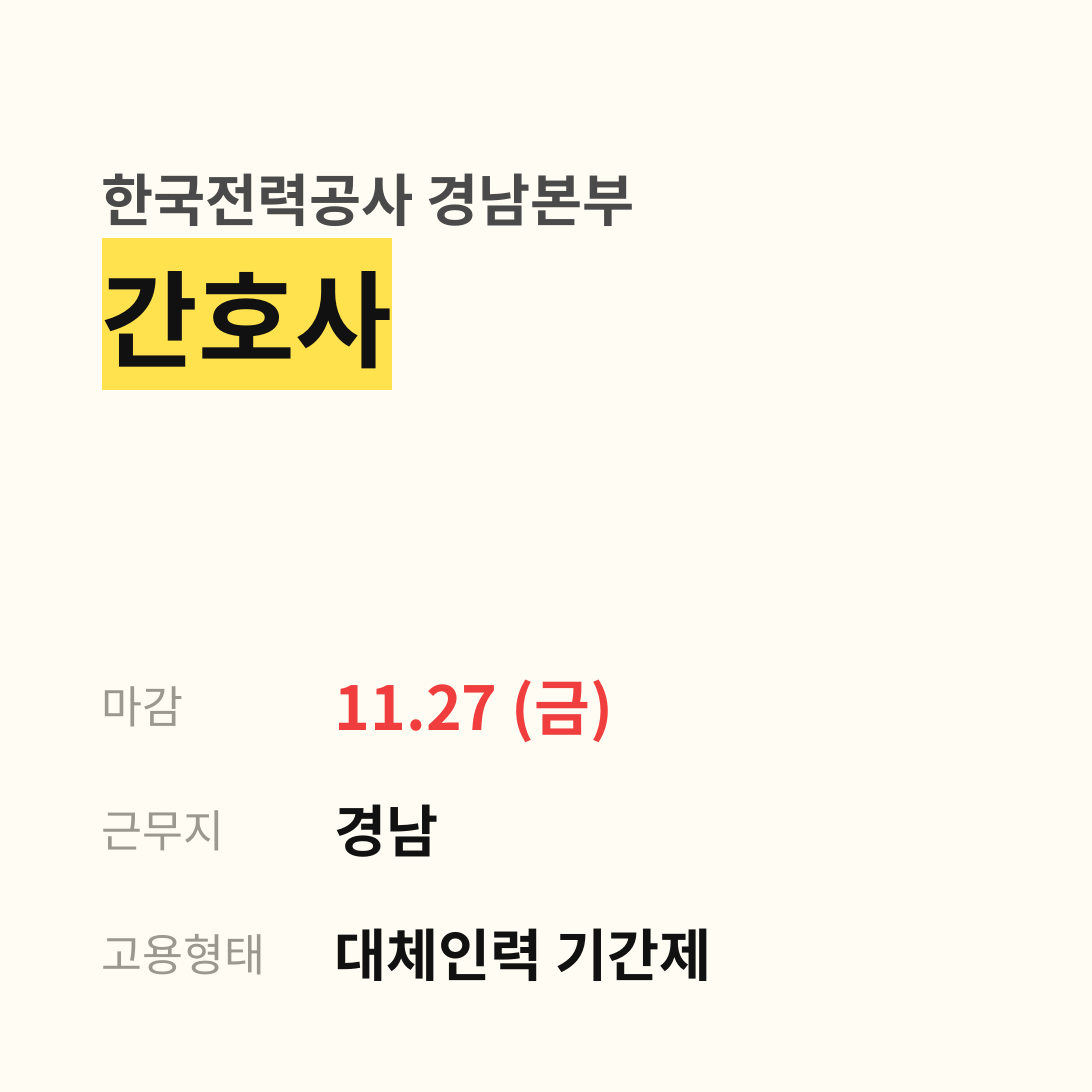
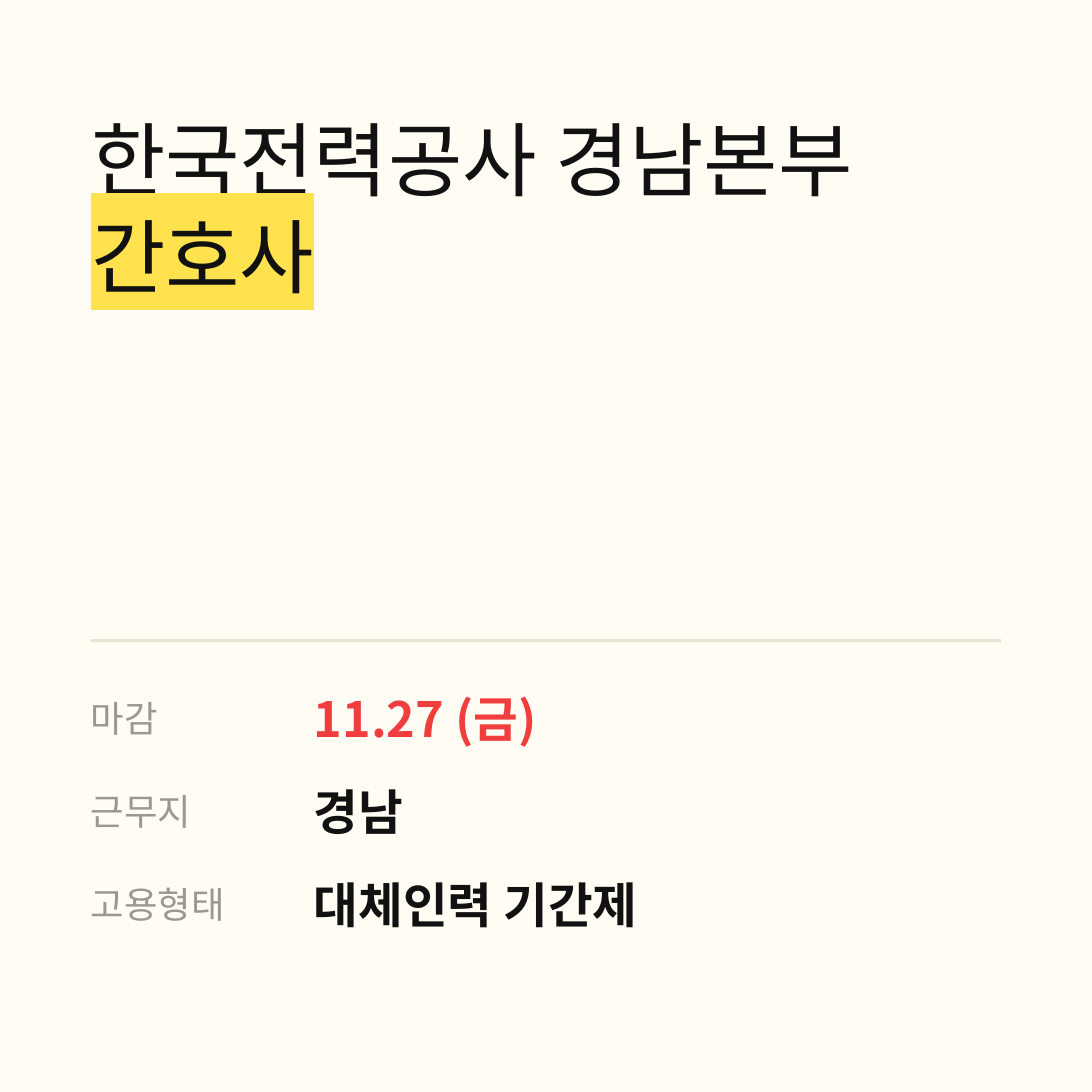
Before and after one commit to a55796196-sudo/nurse_jobs, a slide deck: slide 3 of blog_images/2026-11-17_썸네일.pptx. Drawn at 1092x1092 pixels with LibreOffice and Linux fonts; fonts in the diff are those of the drawing. Boxes give left, top, right and bottom in pixels: in the first picture for what was removed or moved away, otherwise in the second. Text is boxed around its words. In the diff, an @@ line names an element or a change of style, - is before the commit and + after.

```diff
--- a/blog_images/2026-11-17_썸네일.pptx
+++ b/blog_images/2026-11-17_썸네일.pptx
@@ title "한국전력공사 경남본부": place and size @@
-title "한국전력공사 경남본부" at (102,173,635,226)
+title "한국전력공사 경남본부" at (91,123,852,294)
@@ title "한국전력공사 경남본부" at (91,123,852,294): vertical alignment bottom to top @@
@@ title at (91,123,852,210): size 28 to 40 pt, font Noto Sans CJK KR to Lato, text colour #4A4A4A to #111111, bold off in "한국전력공사 경남본부"; less space between paragraphs @@
@@ title at (91,220,314,294): paragraph added @@
+간호사
@@ title removed at (102,271,392,369) @@
-간호사
@@ line added from (90, 641) to (1002, 641), #E8E3D3 1.5 pt @@
@@ text "마감": place and size @@
-text "마감" at (102,686,184,727)
+text "마감" at (91,702,158,735)
@@ text "11.27 (금)": place and size @@
-text "11.27 (금)" at (335,679,613,742)
+text "11.27 (금)" at (314,696,536,747)
@@ text "11.27 (금)" at (314,696,536,747): size 30 to 24 pt; less space between paragraphs @@
@@ text "근무지": place and size @@
-text "근무지" at (102,810,225,851)
+text "근무지" at (91,795,191,828)
@@ text "경남": place and size @@
-text "경남" at (335,804,439,857)
+text "경남" at (314,789,403,834)
@@ text "경남" at (314,789,403,834): size 28 to 24 pt @@
@@ size 22 to 18 pt in 3 elements at (91,702,158,735), (91,795,191,828), (91,888,225,921) @@
@@ text "고용형태": place and size @@
-text "고용형태" at (102,934,265,975)
+text "고용형태" at (91,888,225,921)
@@ text "대체인력 기간제" at (314,882,637,928): size 28 to 24 pt @@
@@ text "대체인력 기간제": place and size @@
-text "대체인력 기간제" at (335,928,712,981)
+text "대체인력 기간제" at (314,882,637,928)
```
Also in this commit, not shown: 4 other slides changed, 5 other files.
